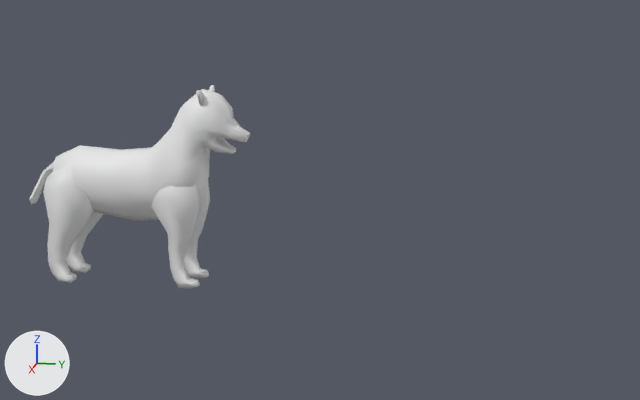
Renders of the FBX model Assets/3D Models/Samoyed.fbx from each side of a commit.
Both versions are drawn from a 50 mm lens placed at (11.9, 11.0, 4.32), pointed at (-0.04, 8.62, 1.33). The lights are fixed; the arrows at lower left show +X, +Y and +Z. Vertices at the same position are counted once.
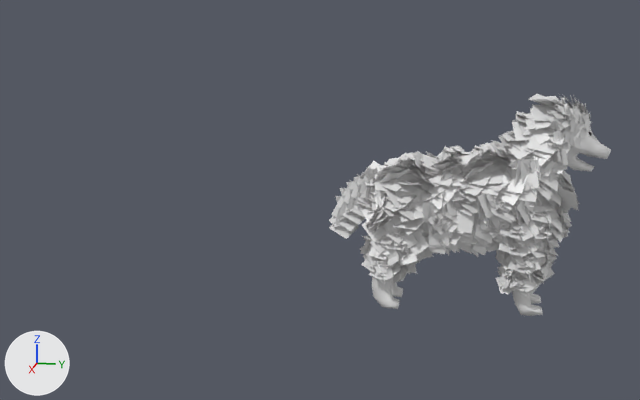
Commit message: Fur!
Yeah Fur!

Pixel boxes [x1, y1, x2, y2] of what changed, in the pictures (640 x 400 px):
'Cube.001', reshaped, moved (27% wider, 9% taller)
    before: [29, 85, 250, 288]
    after: [329, 94, 611, 316]
part 1 of me_cube_002, built on
    before: [209, 93, 241, 137]
    after: [329, 94, 600, 296]

Edits to the bpy script that builds the scene:
```text
Add mat_fur:
    mat_fur = principled_material('Fur')
    mat_fur.base_color = (0.8, 0.8, 0.8)  # white #e7e7e7
    mat_fur.roughness = 0.4
Add mat_eye:
    mat_eye = principled_material('Eye')
    mat_eye.base_color = (0.0, 0.0, 0.0)  # black #000000
Add mat_boi:
    mat_boi = principled_material('Boi')
    mat_boi.base_color = (0.8, 0.8, 0.8)  # white #e7e7e7
Change me_cube_002:
    used by ob_cube_001; location = (0.0, 5.77, 0.05)
    remove me_cube_002.from_pydata(...)  # 381 vertices, 368 faces; spans x -0.49..0.49, y -1.61..1.84, z -0.08..2.83
    add me_cube_002.from_pydata(...)  # 9120 vertices, 2692 faces; spans x -0.76..0.76, y -1.87..1.84, z -0.08..2.91
    me_cube_002 part 1: 4 vertices removed from x -0.2..0.2, y 1.54..1.56, z 2.39..2.52; 8743 vertices added at x -0.76..0.76, y -1.87..1.6, z 0.19..2.91
    me_cube_002 part 2: the surface is now shaded flat
    add me_cube_002.materials.append(mat_fur)  # white #e7e7e7
    add me_cube_002.materials.append(mat_boi)  # white #e7e7e7
    add me_cube_002.materials.append(mat_eye)  # black #000000
Change ob_cube_001:
    ob_cube_001.location: (0.0, 5.77, 0.05) -> (0.0, 10.64, 0.0)
```
